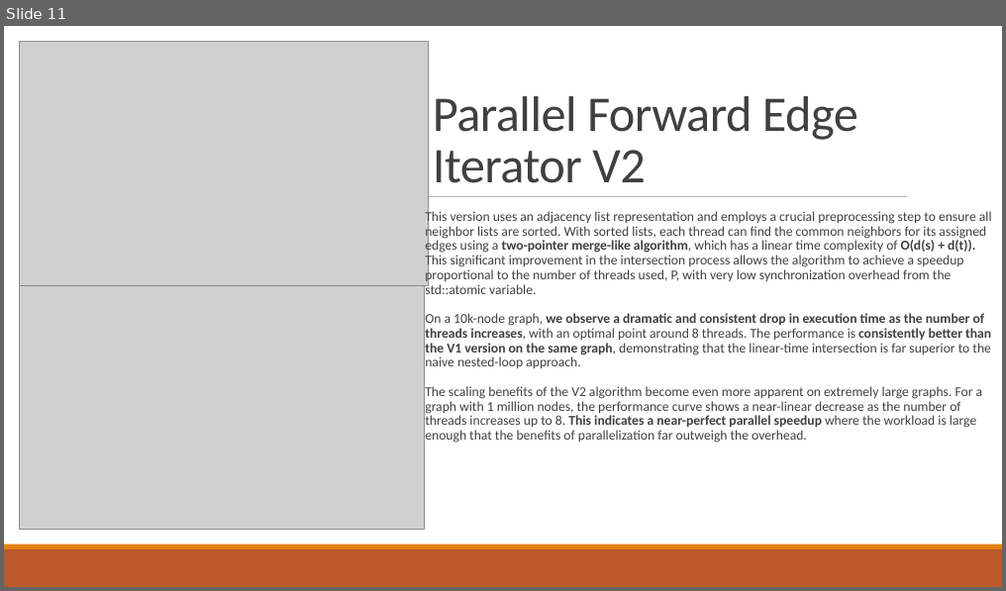
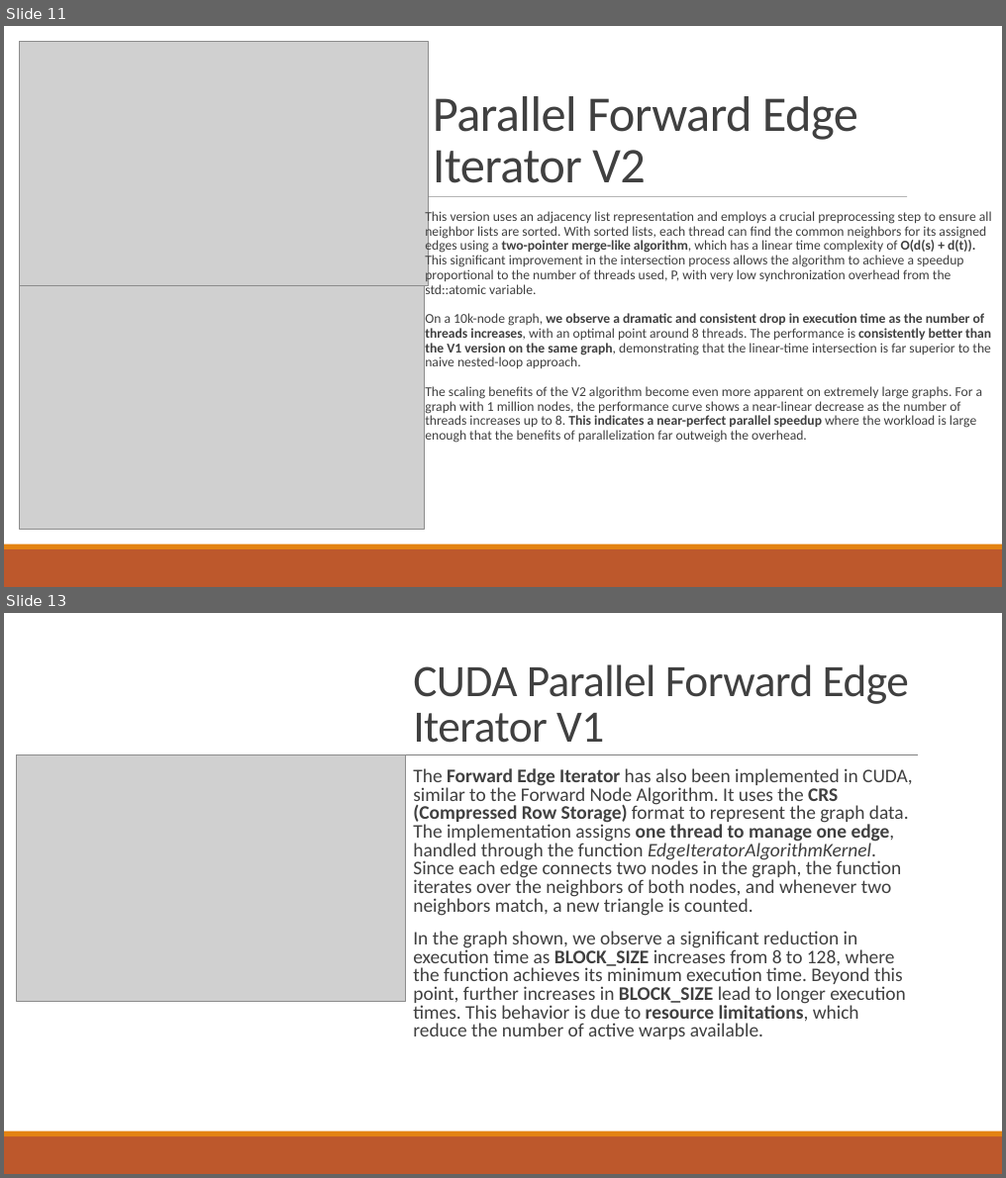
Before and after one commit to RiccardoRevalor/ParallelTriangleCounting, a slide deck: presentation.pptx. Shown one above the other, each under a label of ours: slide 11 before the commit, slides 11 and 13 after it; the slides between them are not shown. The pictures are 1006x591 and 1006x1178 pixels, drawn with LibreOffice and Linux fonts; fonts in the diff are those of the drawing; grey boxes stand for pictures. Boxes give left, top, right and bottom in pixels: in the first picture for what was removed or moved away, otherwise in the second. Text is boxed around its words. In the diff, an @@ line names an element or a change of style, - is before the commit and + after.

Commit message:
CUDA parallel edge added on presentation

```diff
--- a/presentation.pptx
+++ b/presentation.pptx
@@ slide 13 added at (x1=4, y1=613, x2=1002, y2=1174), background #FFFFFF @@
@@ title added at (x1=413, y1=664, x2=909, y2=743), 43.2 pt, text #404040 @@
+CUDA Parallel Forward Edge Iterator V1
@@ picture added at (x1=17, y1=756, x2=406, y2=1002) @@
@@ line added from (102, 756) to (918, 756), #808080 0.5 pt @@
@@ text added at (x1=413, y1=768, x2=913, y2=1040), 18.5 pt, text #404040 @@
+  The Forward Edge Iterator has also been implemented in CUDA, similar to the Forward Node Algorithm. It uses the CRS (Compressed Row Storage) format to represent the graph data. The implementation assigns one thread to manage one edge, handled through the function EdgeIteratorAlgorithmKernel. Since each edge connects two nodes in the graph, the function iterates over the neighbors of both nodes, and whenever two neighbors match, a new triangle is counted.
+  In the graph shown, we observe a significant reduction in execution time as BLOCK_SIZE increases from 8 to 128, where the function achieves its minimum execution time. Beyond this point, further increases in BLOCK_SIZE lead to longer execution times. This behavior is due to resource limitations, which reduce the number of active warps available.
@@ rectangle added at (x1=4, y1=1137, x2=1002, y2=1174), fill #BD582C @@
@@ rectangle added at (x1=4, y1=1132, x2=1002, y2=1137), fill #E48312 @@
```
Also in this commit, not shown: 5 other slides added.
